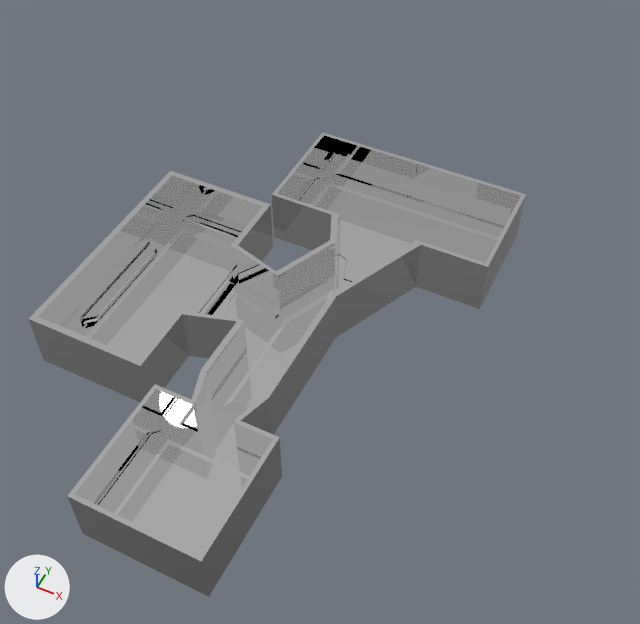
Renders of the FBX model Robot Invasion 2.0/Assets/Assets/Level Parts/Level 1.fbx from each side of a commit.
The view is the same before and after, from a 50 mm lens placed at (21.8, -23.1, 53.4), pointed at (-0.1, 20.5, -1.2). Every picture has the same lights, and +X, +Y and +Z are marked at lower left. Where no turn or scale is listed for an object, it has been applied to the vertices. Vertices at the same position are counted once.

Objects in the first picture: 'CorDoor Floor', 'CoreDoor Wall', 'Enemy Room Floor', 'Enemy Room Wall', 'Starter Room Floor', 'Starter Room Wall', 'Weapon Room Floor', 'Weapon Room Wall', 'Weapon Table'.
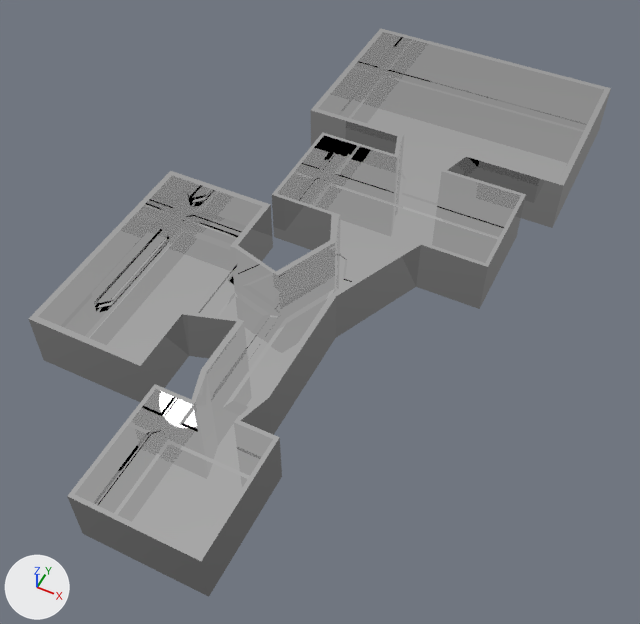
The newer file is also rescaled (x0.956) as a whole; pictures and numbers use the older file's frame.

Location of each change, [x1, y1, x2, y2] in pixels of the pictures (640 x 624 px):
'Enemy Room Wall.001', added
    after: [310, 28, 611, 226]
'Enemy Room Floor.001', added
    after: [344, 71, 597, 228]
'Weapon Table', mesh moved
    before: [82, 240, 157, 324]
    after: [97, 227, 169, 308]
part 2 of me_cube_006, added
    after: [436, 169, 522, 232]
part 3 of me_cube_006, added
    after: [324, 134, 398, 198]

The change in detail:
me_cube_009 has 40 vertices, 38 faces and spans x -15.83..-14.97, y 8.18..18.4, z 0.1..0.66.
me_cube_009 is used by ob_weapon_table; location (0.0, 1.8, 0.0).
me_cube_009 part 1: the whole mesh is moved by (0.0, 1.88, 0.0).
me_cube_006 is used by ob_enemy_room_wall; location (0.0, 0.0, 0.0).
me_cube_006 had 224 vertices, 210 faces and spanned x -7.2..11.8, y 23.0..35.2, z 0.1..4.7.
me_cube_006 now has 288 vertices, 272 faces and spans x -7.2..11.8, y 23.0..35.2, z 0.1..4.7.
me_cube_006 part 2: 32 vertices added at x 4.4..4.7, y 34.9..35.2, z 0.1..4.7.
me_cube_006 part 3: 32 vertices added at x -0.1..0.2, y 34.9..35.2, z 0.1..4.7.
Mesh me_cube_016 is new.
It has 224 vertices, 222 faces and spans x -9.6..14.2, y 35.2..53.6, z 0.1..4.7.
It uses material mat_imphenziapixpal (its picture is missing).
Mesh me_cube_015 is new.
It has 78 vertices, 81 faces and spans x -9.6..14.2, y 35.2..53.6, z -0.1..0.1.
It uses material mat_imphenziapixpal (its picture is missing).
Object 'Enemy Room Wall.001' (ob_enemy_room_wall_001) is new; it shows me_cube_016.
Its location is (0.0, 0.0, 0.0).
Object 'Enemy Room Floor.001' (ob_enemy_room_floor_001) is new; it shows me_cube_015.
Its location is (0.0, 0.0, 0.0).
